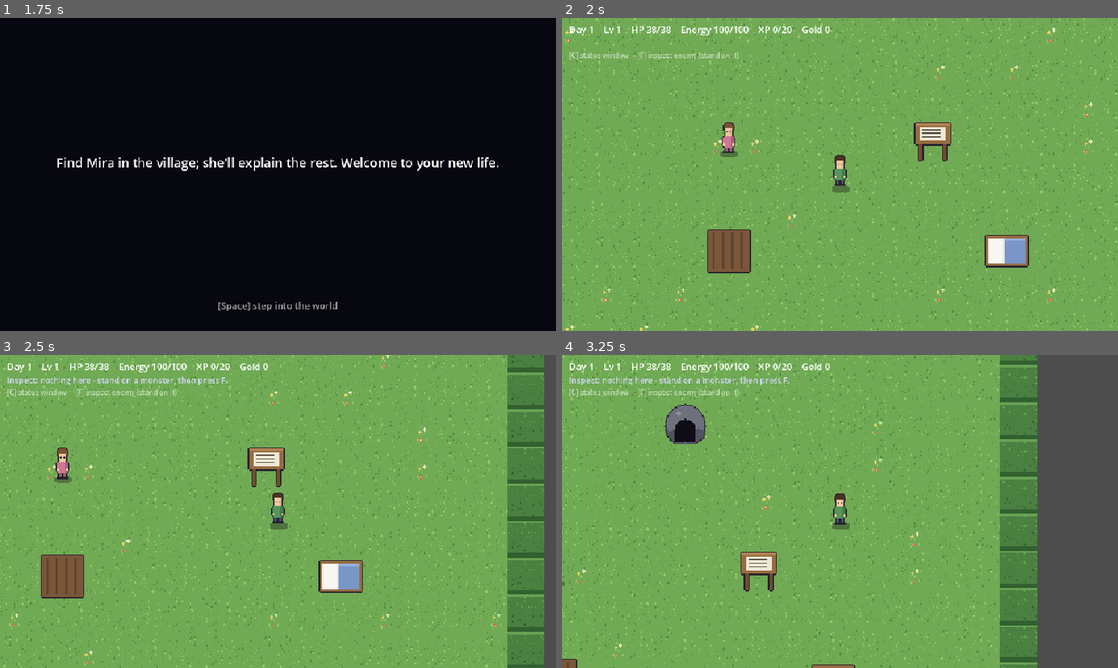
Above: before the commit, frames 1-4 (two rows, left to right).
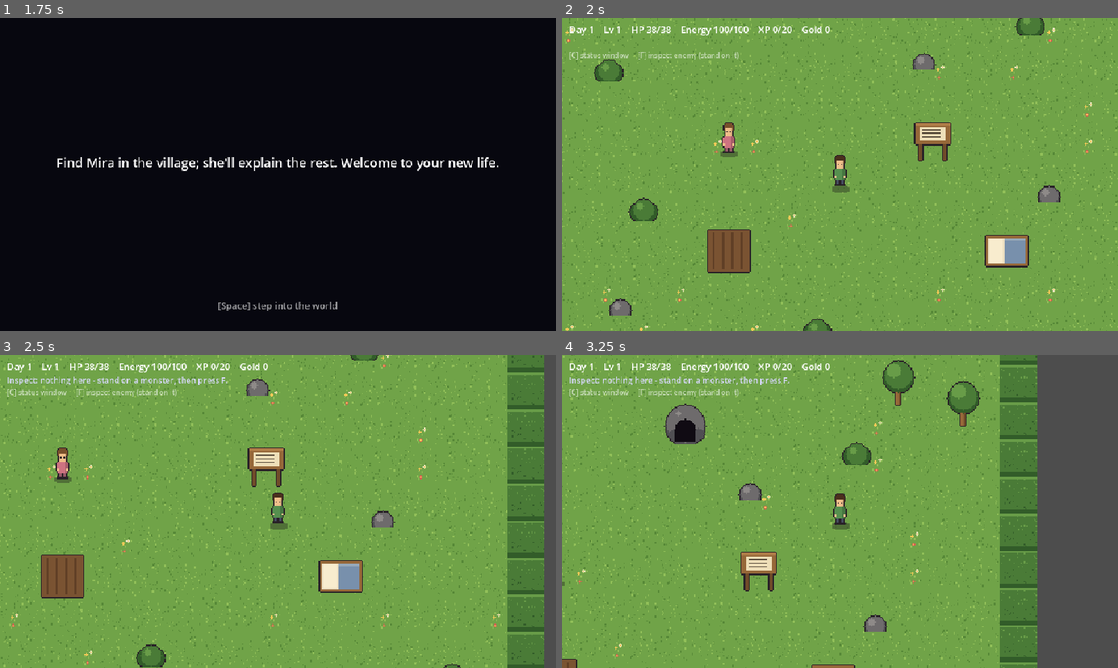
Above: after the commit, the same moments.

Repository: fkenmar/Altiare
Game: Godot game, scene res://scenes/Intro.tscn
Two runs of this game, one before a commit and one after it. Both use one fixed random seed, a clock stepped at 60 frames per second and the inputs below.
Inputs:
- Up to frame 1 (1.75 s): tap Enter (ui_accept) at 0.5, 1.52, 1.55 s; hold D 0.53-1.28 s; hold Enter (ui_accept) 0.53-1.28 s; hold S from 1.28 s (still down); tap C at 1.35 s
- Up to frame 2 (2 s): keep holding S; tap Enter (ui_accept) at 1.82 s
- Up to frame 3 (2.5 s): release S at 2.03 s; hold D from 2.03 s (still down); hold Enter (ui_accept) from 2.03 s (still down); tap F at 2.1 s
- Up to frame 4 (3.25 s): tap F at 2.75 s; release D at 2.78 s; release Enter (ui_accept) at 2.78 s; hold W from 2.78 s (still down); tap Enter (ui_accept) at 2.85, 3.02 s

Frame 1 is identical in both runs. In frame 2, 2.2% of the frame differs, in the area x 1-96%, y 0-100%; in frame 3, 1.5%; in frame 4, 1.7%.

Commit message:
Graphics 4/4: y-sort depth, town decoration (trees/bushes/rocks), ambient tints; player into y-sorted town

Diff:
--- a/scenes/Dungeon.tscn
+++ b/scenes/Dungeon.tscn
@@ -16,7 +16,11 @@
 size = Vector2(40, 40)
 
 [node name="Dungeon" type="Node2D"]
+y_sort_enabled = true
 script = ExtResource("1_dungeon")
+
+[node name="Tint" type="CanvasModulate" parent="."]
+color = Color(0.78, 0.82, 1, 1)
 
 [node name="Ground" type="TileMapLayer" parent="."]
 
--- a/scenes/Town.tscn
+++ b/scenes/Town.tscn
@@ -7,6 +7,7 @@
 [ext_resource type="Script" path="res://scripts/NPC.gd" id="5_npc"]
 [ext_resource type="Script" path="res://scripts/QuestBoard.gd" id="6_board"]
 [ext_resource type="Script" path="res://scripts/GardenPlot.gd" id="7_garden"]
+[ext_resource type="PackedScene" path="res://scenes/Player.tscn" id="8_player"]
 
 [sub_resource type="RectangleShape2D" id="HWall"]
 size = Vector2(640, 32)
@@ -24,7 +25,11 @@
 size = Vector2(28, 28)
 
 [node name="Town" type="Node2D"]
+y_sort_enabled = true
 script = ExtResource("1_town")
+
+[node name="Tint" type="CanvasModulate" parent="."]
+color = Color(1, 0.96, 0.86, 1)
 
 [node name="Ground" type="TileMapLayer" parent="."]
 
@@ -114,3 +119,6 @@
 
 [node name="CollisionShape2D" type="CollisionShape2D" parent="GardenPlot"]
 shape = SubResource("Door")
+
+[node name="Player" parent="." instance=ExtResource("8_player")]
+position = Vector2(320, 240)
--- a/scenes/World.tscn
+++ b/scenes/World.tscn
@@ -1,14 +1,10 @@
-[gd_scene load_steps=4 format=3]
+[gd_scene load_steps=3 format=3]
 
 [ext_resource type="PackedScene" path="res://scenes/Town.tscn" id="1_town"]
-[ext_resource type="PackedScene" path="res://scenes/Player.tscn" id="2_player"]
 [ext_resource type="PackedScene" path="res://scenes/HUD.tscn" id="3_hud"]
 
 [node name="World" type="Node2D"]
 
 [node name="Town" parent="." instance=ExtResource("1_town")]
 
-[node name="Player" parent="." instance=ExtResource("2_player")]
-position = Vector2(320, 240)
-
 [node name="HUD" parent="." instance=ExtResource("3_hud")]
--- a/scripts/Town.gd
+++ b/scripts/Town.gd
@@ -1,16 +1,39 @@
 extends Node2D
 
-## The town level root. Builds its grassy floor via the shared TileFloorBuilder; the
-## walls, building, bed, dungeon door, NPC, board, garden, and decoration are placed in
-## Town.tscn. Collision lives on the StaticBody2D wall border, not the tiles.
+## The town level root (y-sorted, so the player passes behind taller things). Builds
+## its grassy floor via TileFloorBuilder and scatters non-colliding decoration to make
+## the place feel lived-in. Walls, buildings, the bed, dungeon door, NPC, board, garden,
+## and the player live in Town.tscn. Collision is on the StaticBody2D wall border.
 
 const TileFloorBuilder = preload("res://scripts/TileFloorBuilder.gd")
+const PixelArt = preload("res://scripts/PixelArt.gd")
 
 const TILE_SIZE: int = 32
 const WIDTH: int = 20   # tiles wide
 const HEIGHT: int = 15  # tiles tall
 
+# Decoration placed clear of the interactables / player spawn: [kind, x, y].
+const DECOR := [
+	["tree", 72, 84], ["tree", 576, 96], ["tree", 88, 432], ["tree", 560, 430], ["tree", 520, 78],
+	["bush", 120, 180], ["bush", 484, 140], ["bush", 300, 404], ["bush", 150, 300],
+	["rock", 392, 172], ["rock", 130, 384], ["rock", 500, 286],
+]
+
 @onready var _ground: TileMapLayer = $Ground
 
 func _ready() -> void:
 	TileFloorBuilder.build(_ground, WIDTH, HEIGHT, TILE_SIZE, "town")
+	_scatter_decor()
+
+func _scatter_decor() -> void:
+	for item in DECOR:
+		var s := Sprite2D.new()
+		match item[0]:
+			"tree":
+				s.texture = PixelArt.tree()
+			"bush":
+				s.texture = PixelArt.bush()
+			"rock":
+				s.texture = PixelArt.rock()
+		s.position = Vector2(item[1], item[2])
+		add_child(s)  # direct child of the y-sorted Town, so it sorts against the player
Not shown: 1 places in scenes/Town.tscn that only renumber resources
Not shown, changed: CLAUDE.md
